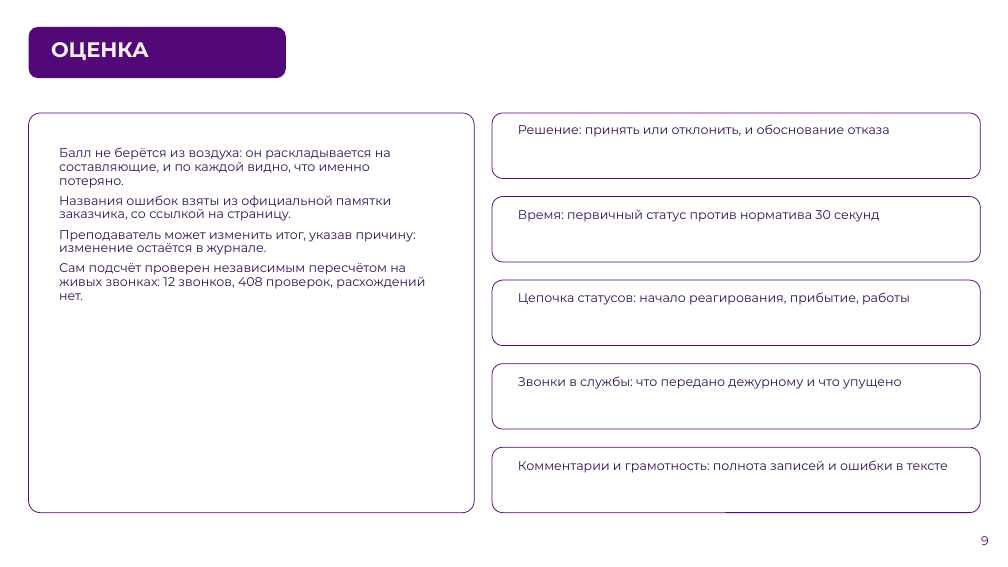
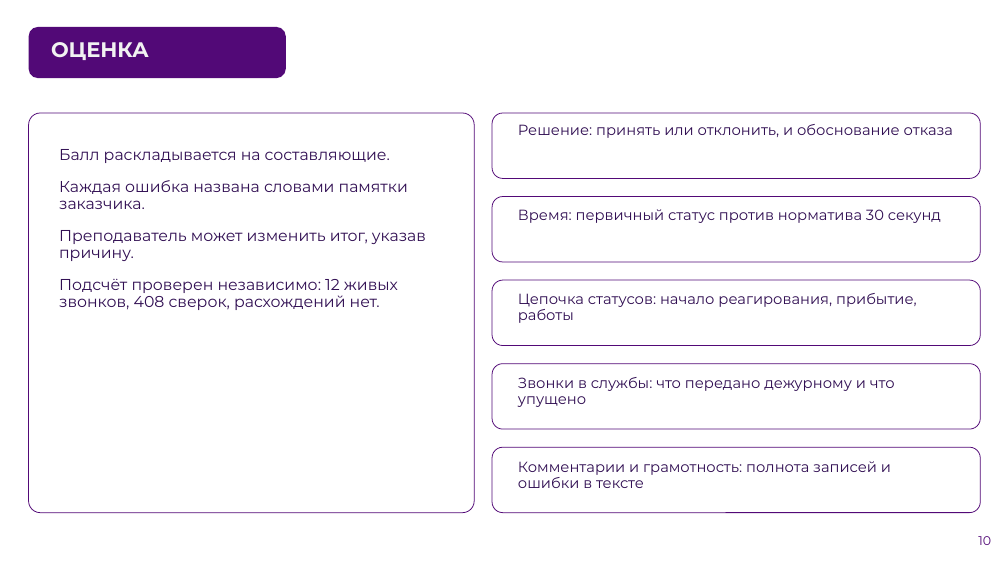
Before and after one commit to Vadik145-beep/lct-112-simulator, a slide deck: slide 10 of docs/presentation/ЛЦТ2026_Ультратех_задача9.pptx (slide 9 before the commit). Drawn at 1008x567 pixels with LibreOffice and Linux fonts; fonts in the diff are those of the drawing; background and template pictures are left out. Boxes give left, top, right and bottom in pixels: in the first picture for what was removed or moved away, otherwise in the second. Text is boxed around its words. In the diff, an @@ line names an element or a change of style, - is before the commit and + after.

```diff
--- a/docs/presentation/ЛЦТ2026_Ультратех_задача9.pptx
+++ b/docs/presentation/ЛЦТ2026_Ультратех_задача9.pptx
@@ text at [59,149,426,310]: text changed; size 12 to 15 pt @@
-Балл не берётся из воздуха: он раскладывается на составляющие, и по каждой видно, что именно потеряно.
-Названия ошибок взяты из официальной памятки заказчика, со ссылкой на страницу.
-Преподаватель может изменить итог, указав причину: изменение остаётся в журнале.
-Сам подсчёт проверен независимым пересчётом на живых звонках: 12 звонков, 408 проверок, расхождений нет.
+Балл раскладывается на составляющие.
+Каждая ошибка названа словами памятки заказчика.
+Преподаватель может изменить итог, указав причину.
+Подсчёт проверен независимо: 12 живых звонков, 408 сверок, расхождений нет.
@@ size 12 to 14 pt; more space between paragraphs in 5 elements at [518,124,953,138], [518,209,941,223], [518,293,917,323], [518,377,895,407], [518,461,891,488] @@
@@ page number at [978,536,991,545]: text changed @@
-9
+10
```
Also in this commit, not shown: 11 other slides changed, 5 slides added, 1 other file.
